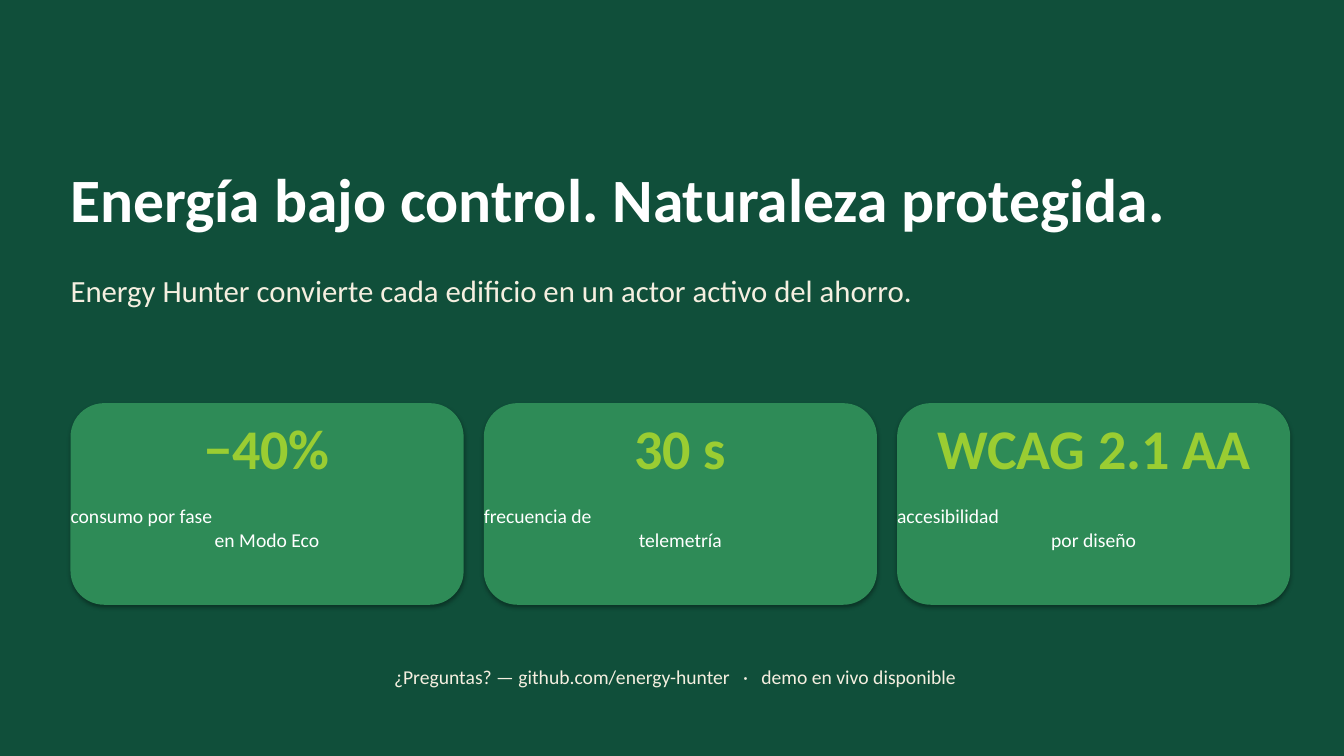
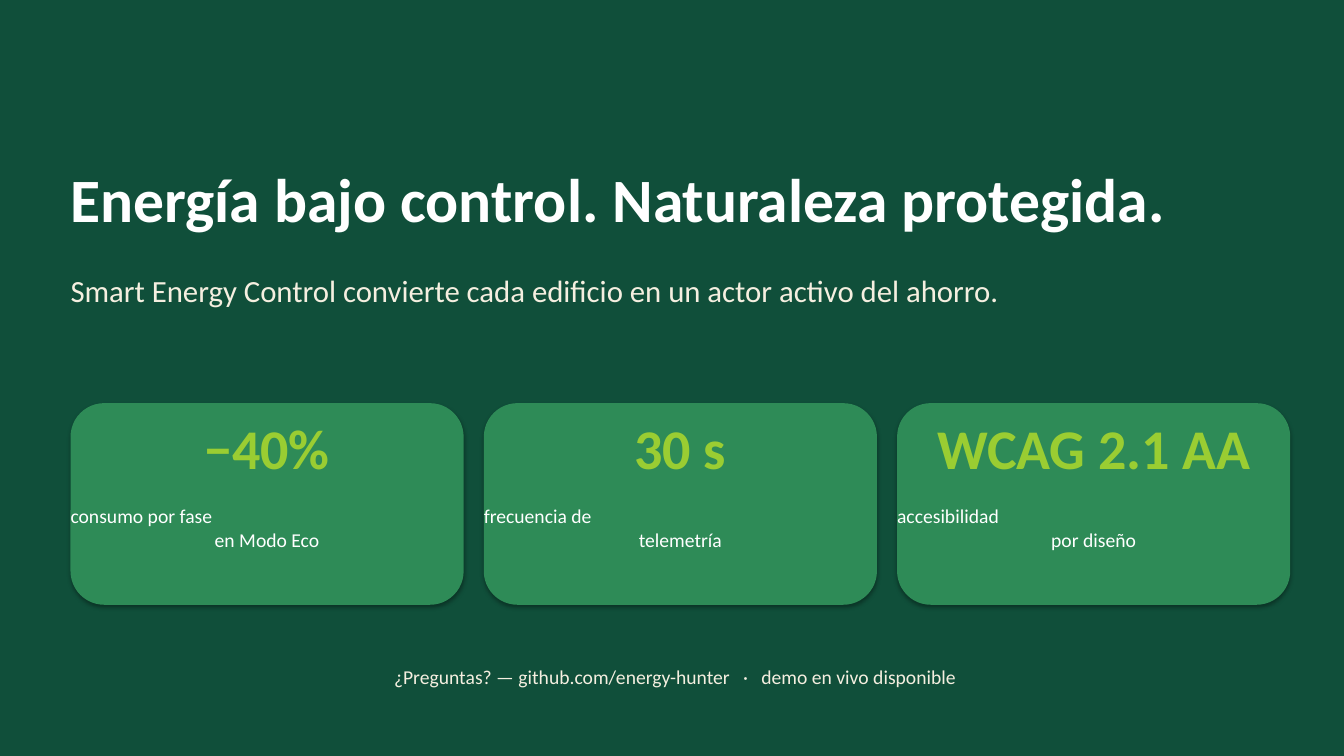
Before and after one commit to oscarbvw/hackatonrojo, a slide deck: slide 13 of presentations/energy_hunter_pitch.pptx. Drawn at 1344x756 pixels with LibreOffice and Linux fonts; fonts in the diff are those of the drawing. Boxes give left, top, right and bottom in pixels: in the first picture for what was removed or moved away, otherwise in the second. Text is boxed around its words. In the diff, an @@ line names an element or a change of style, - is before the commit and + after.

```diff
--- a/presentations/energy_hunter_pitch.pptx
+++ b/presentations/energy_hunter_pitch.pptx
@@ text at [71,280,998,308]: text changed @@
-Energy Hunter convierte cada edificio en un actor activo del ahorro.
+Smart Energy Control convierte cada edificio en un actor activo del ahorro.
```
Also in this commit, not shown: 12 other slides changed, 7 other files.
